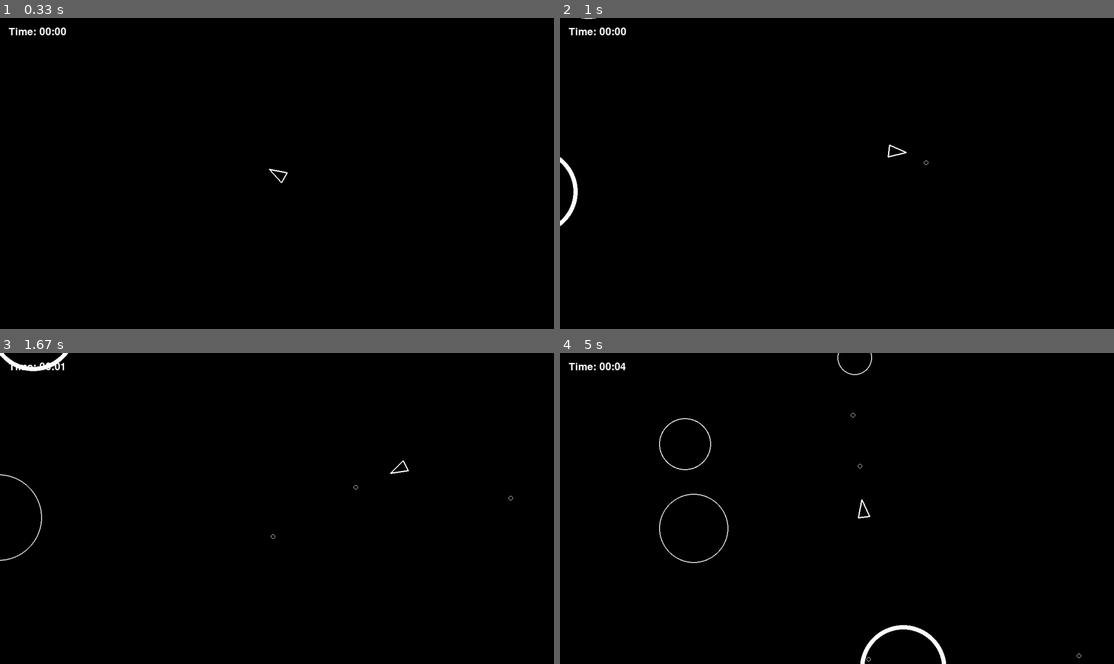
Above: before the commit, frames 1-4 (two rows, left to right).
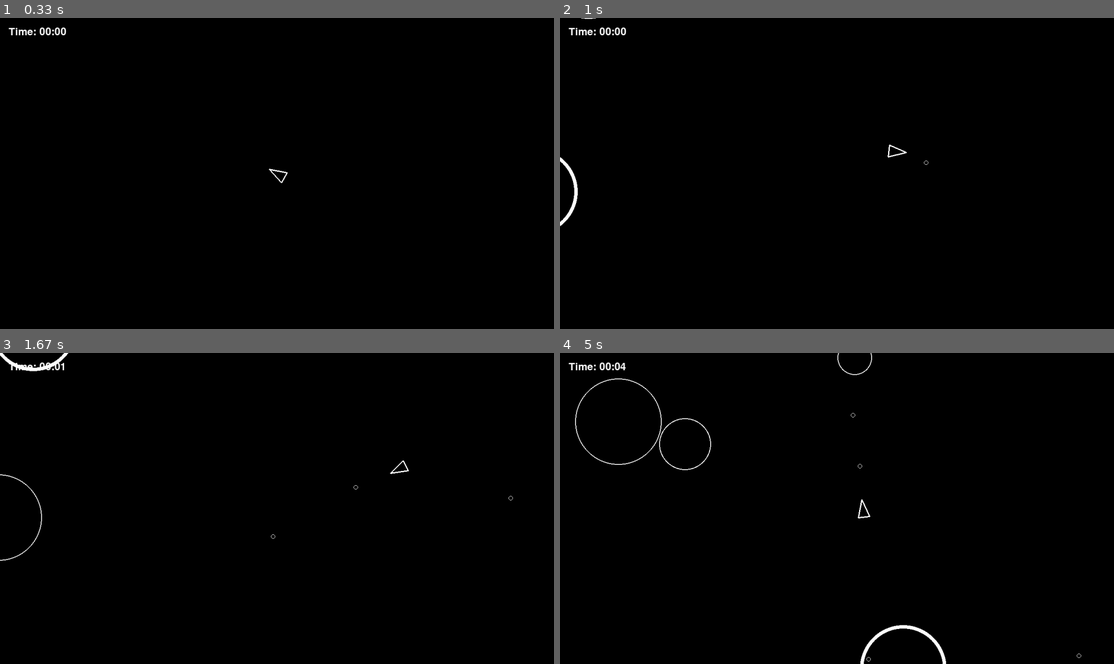
Above: after the commit, the same moments.

Repository: TobiasPartzsch/asteroids-game
Game: pygame game, started from main.py
The game is run twice, just before and just after one commit, with the same random seed, the same clock (stepped at 60 frames per second) and the same inputs.
Inputs (mouse positions are in pixels of both pictures, inside the frame that each line leads up to):
- Up to frame 1 (0.33 s): no input
- Up to frame 2 (1 s): hold D 0.33-0.8 s; move the mouse to (814, 185) at 0.37 s; hold W from 0.83 s (still down); move the mouse to (1014, 164) at 0.87 s; tap Space at 0.9 s
- Up to frame 3 (1.67 s): release W at 1.13 s; hold D 1.17-1.63 s; move the mouse to (277, 530) at 1.2 s; tap Space at 1.23, 1.53 s
- Up to frame 4 (5 s): hold A 1.67-2.2 s; move the mouse to (704, 511) at 1.7 s; tap Space at 1.73, 2.03, 2.3, 2.63, 2.93, 3.07, 3.47, 3.77, 4.13, 4.53, 4.83 s; hold S 2.23-2.53 s; move the mouse to (892, 576) at 2.27 s; hold A 2.57-2.97 s; move the mouse to (665, 580) at 2.6 s; hold W 3-3.37 s; move the mouse to (920, 399) at 3.03 s; hold D 3.4-4.03 s; move the mouse to (1041, 617) at 3.43 s; hold S 4.07-4.43 s; move the mouse to (903, 536) at 4.1 s; hold A 4.47-4.93 s; move the mouse to (848, 402) at 4.5 s; hold D from 4.97 s (still down)

Frame 1 is identical in both runs. In frame 2, less than 0.1% of the frame differs, in the area x 0-3%, y 46-66%; in frame 3, less than 0.1%; in frame 4, 0.5%, in the area x 2-70%, y 8-100%.

Commit message:
changed calculation of invulnerable border

Diff:
--- a/src/asteroid_sprite.py
+++ b/src/asteroid_sprite.py
@@ -5,8 +5,8 @@
 
 import settings.asteroids as asteroids
 import settings.graphics as graphics
+from src.circleshape import CircleShape
 from src.physics import bounce_asteroids
-from src.circleshape import CircleShape
 
 
 class Asteroid(CircleShape):
@@ -41,7 +41,7 @@
 
         # Calculate border width based on invulnerability
         border_width = graphics.BorderWidths.ASTEROID * (
-            1 + asteroids.BORDER_WIDTH_INVULNERABLE_MULTIPLIER * (self.invulnerable_timer > 0)
+            asteroids.BORDER_WIDTH_INVULNERABLE_MULTIPLIER if (self.invulnerable_timer > 0) else 1
         )
 
         # Draw filled circle first
